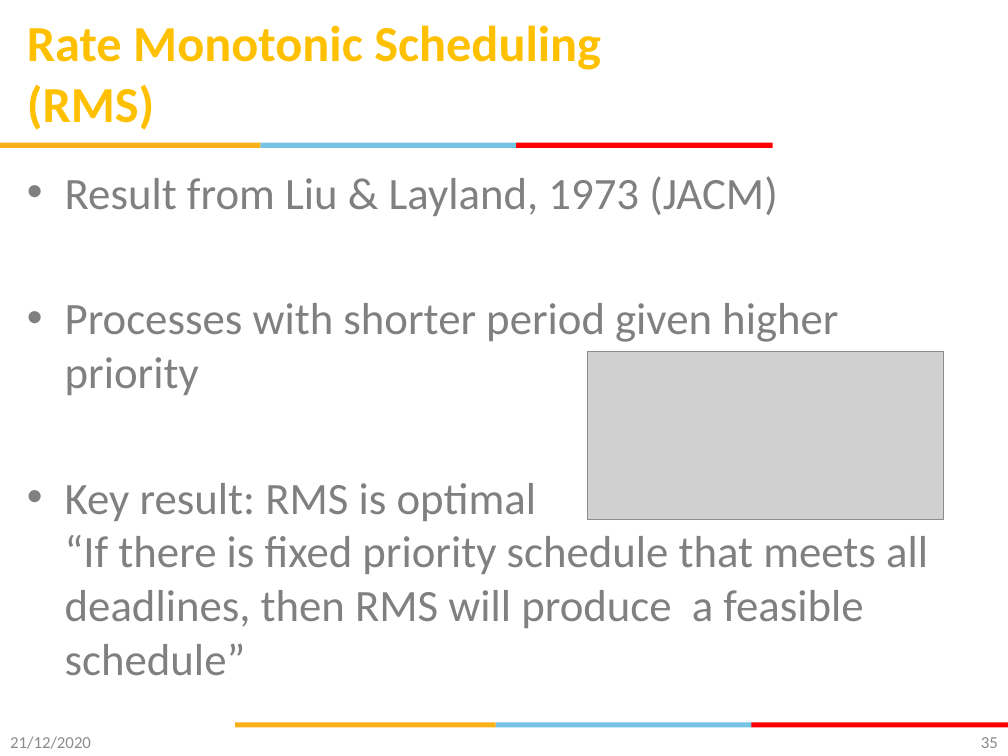
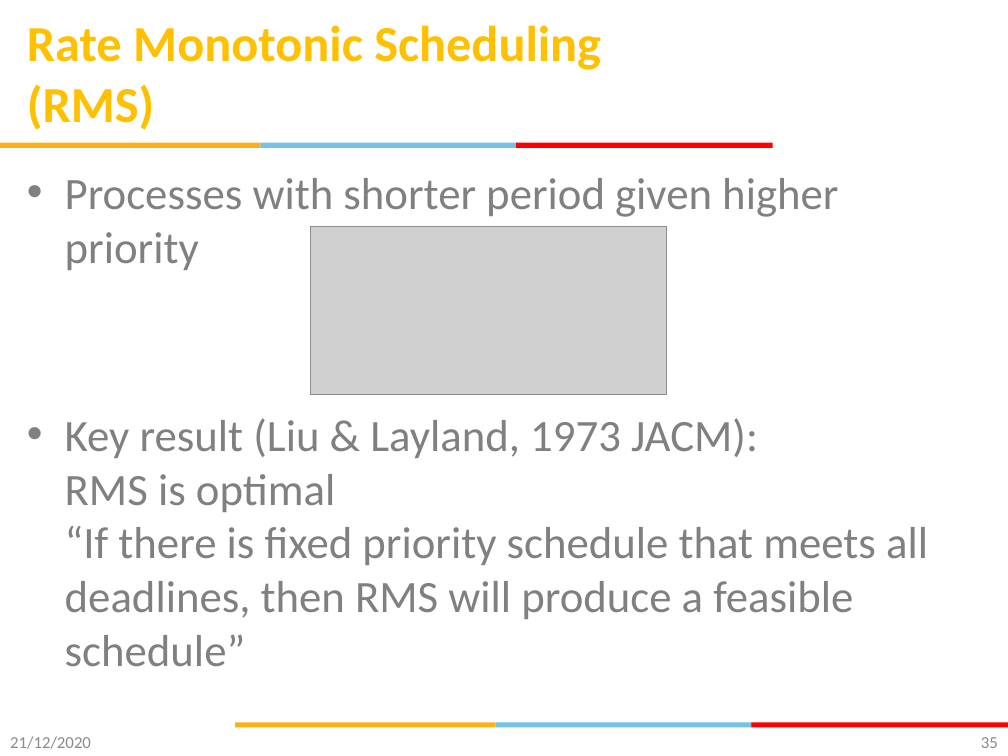
Before and after one commit to gsaurabhr-teaching/csg523-material, a slide deck: slide 35 of Lec-20-22-rtos-scheduling.pptx. Drawn at 1008x756 pixels with LibreOffice and Linux fonts; fonts in the diff are those of the drawing; grey boxes stand for pictures; background and template pictures are left out. Boxes give left, top, right and bottom in pixels: in the first picture for what was removed or moved away, otherwise in the second. Text is boxed around its words. In the diff, an @@ line names an element or a change of style, - is before the commit and + after.

Commit message:
RMS and EDF

```diff
--- a/Lec-20-22-rtos-scheduling.pptx
+++ b/Lec-20-22-rtos-scheduling.pptx
@@ text at <box>65,176,777,216</box>: paragraph removed @@
-• Result from Liu & Layland, 1973 (JACM)
@@ picture: place and size @@
-picture at <box>588,352,943,520</box>
+picture at <box>310,227,666,395</box>
@@ text at <box>65,418,928,666</box>: text changed @@
-• Key result: RMS is optimal
-  “If there is fixed priority schedule that meets all deadlines, then RMS will produce a feasible schedule”
+• Key result (Liu & Layland, 1973 JACM):
+  RMS is optimal
+  “If there is fixed priority schedule that meets all deadlines, then RMS will produce a feasible schedule”
```
Also in this commit, not shown: 2 other slides changed, 6 slides added.
